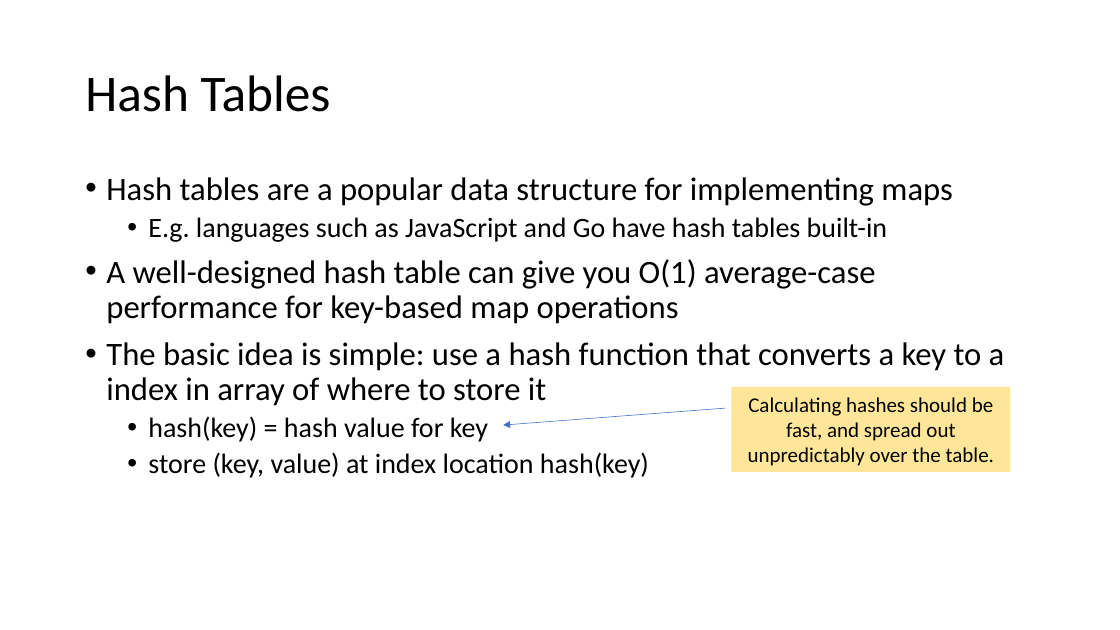
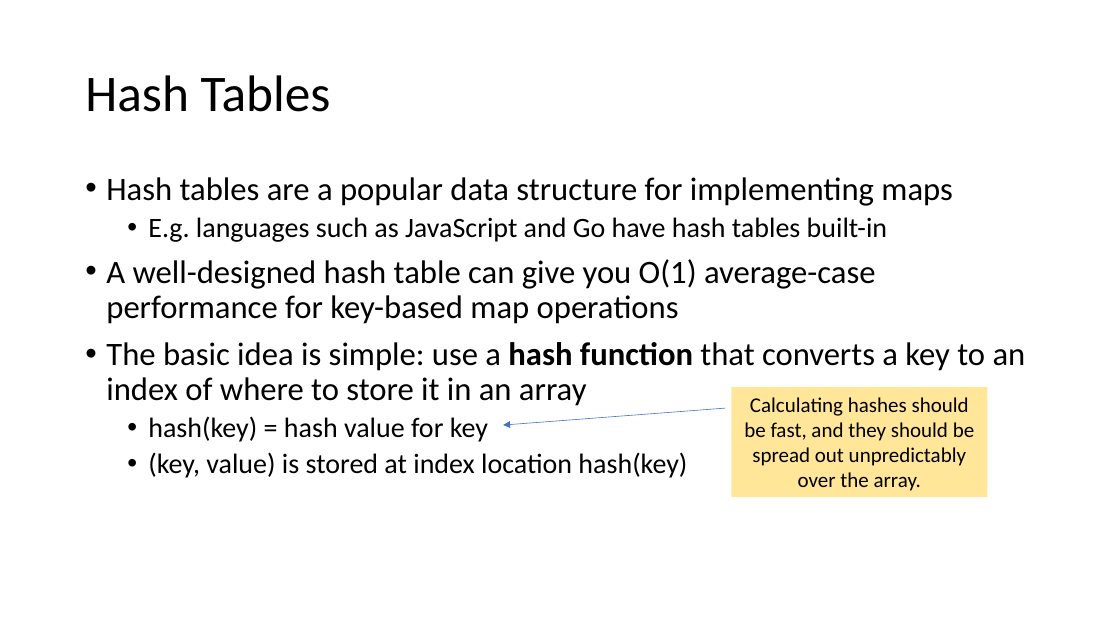
Before and after one commit to tjd1234/cmpt225summer2023, a slide deck: slide 14 of lecture_notes/week8/week8_maps_and_hashing.pptx. Drawn at 1120x630 pixels with LibreOffice and Linux fonts; fonts in the diff are those of the drawing. Boxes give left, top, right and bottom in pixels: in the first picture for what was removed or moved away, otherwise in the second. Text is boxed around its words. In the diff, an @@ line names an element or a change of style, - is before the commit and + after.

```diff
--- a/lecture_notes/week8/week8_maps_and_hashing.pptx
+++ b/lecture_notes/week8/week8_maps_and_hashing.pptx
@@ text at (106,342,1026,406): text changed @@
-• The basic idea is simple: use a hash function that converts a key to a index in array of where to store it
+• The basic idea is simple: use a hash function that converts a key to an index of where to store it in an array
@@ rectangle "Calculating hashes should be fast, ...": place and size @@
-rectangle "Calculating hashes should be fast, ..." at (732,387,1011,472)
+rectangle "Calculating hashes should be fast, ..." at (732,387,988,497)
@@ text in rectangle at (744,397,974,491): text changed @@
-Calculating hashes should be fast, and spread out unpredictably over the table.
+Calculating hashes should be fast, and they should be spread out unpredictably over the array.
@@ text at (148,452,687,478): text changed @@
-  • store (key, value) at index location hash(key)
+  • (key, value) is stored at index location hash(key)
```
Also in this commit, not shown: 22 other slides changed, 1 slide added, 2 other files.
